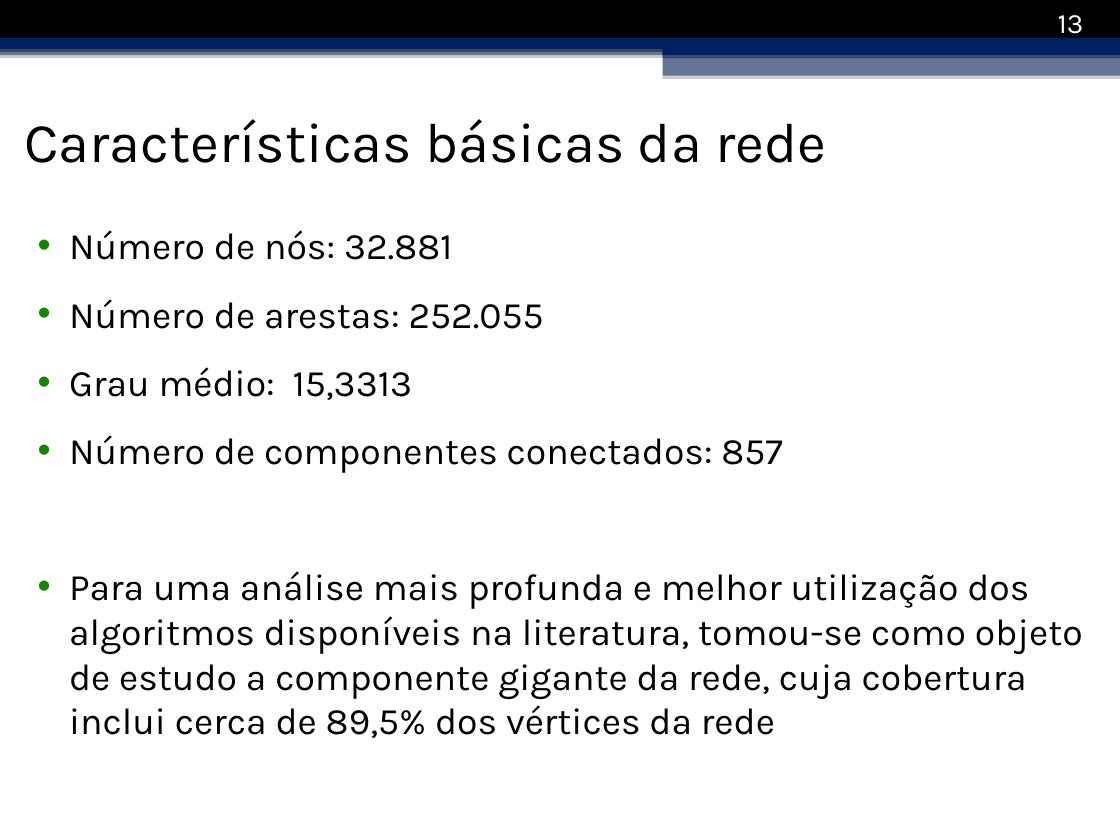
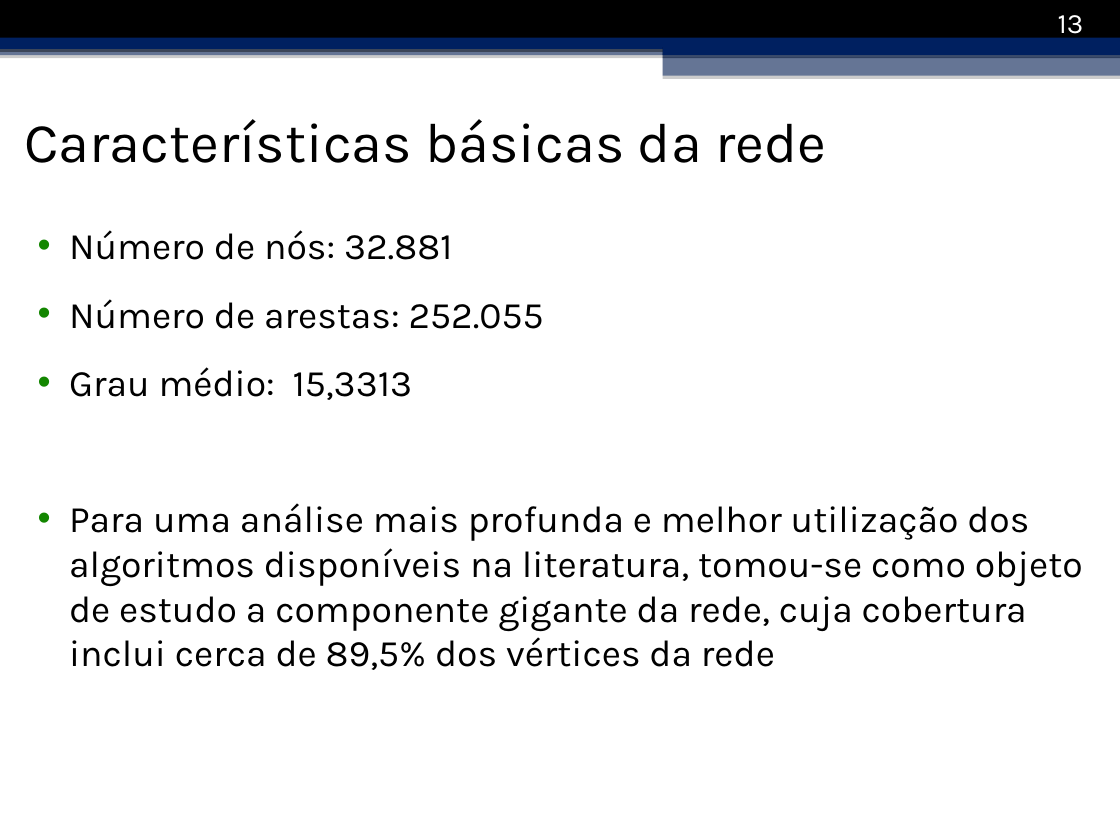
Before and after one commit to ronanlopes/redescomplexas_netflix_dataset, a slide deck: slide 13 of Apresentação.pptx. Drawn at 1120x840 pixels with LibreOffice and Linux fonts; fonts in the diff are those of the drawing; background and template pictures are left out. Boxes give left, top, right and bottom in pixels: in the first picture for what was removed or moved away, otherwise in the second. Text is boxed around its words. In the diff, an @@ line names an element or a change of style, - is before the commit and + after.

```diff
--- a/Apresentação.pptx
+++ b/Apresentação.pptx
@@ text at [69, 435, 783, 473]: paragraph removed @@
-• Número de componentes conectados: 857
```
Also in this commit, not shown: 2 other slides changed, 1 slide added, 1 slide removed, 23 other files.
